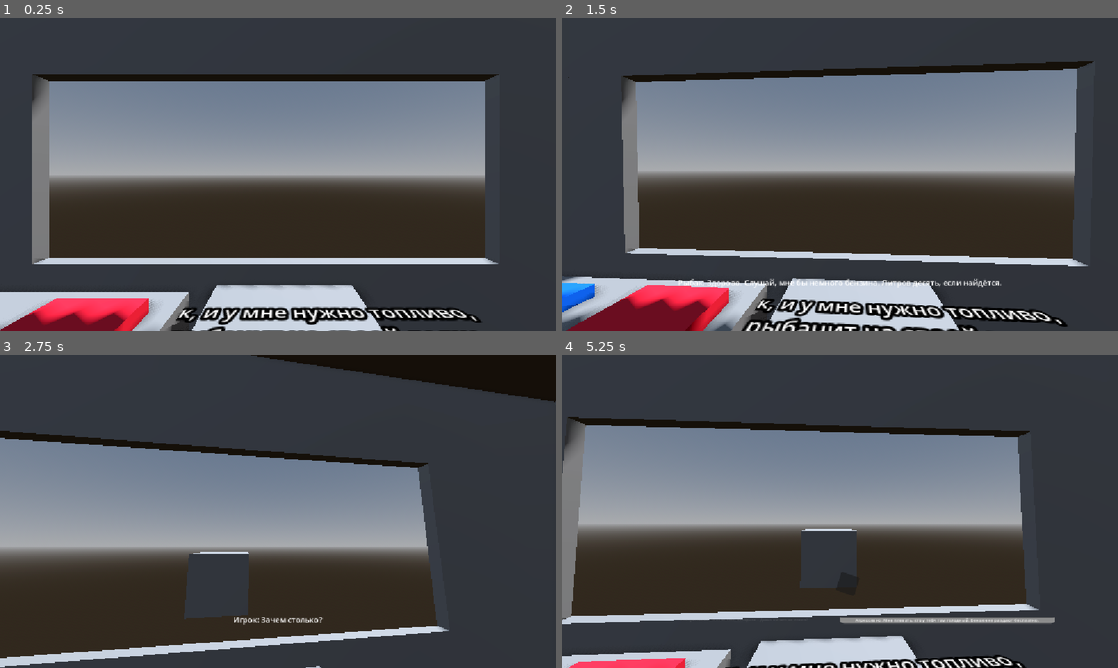
Above: before the commit, frames 1-4 (two rows, left to right).
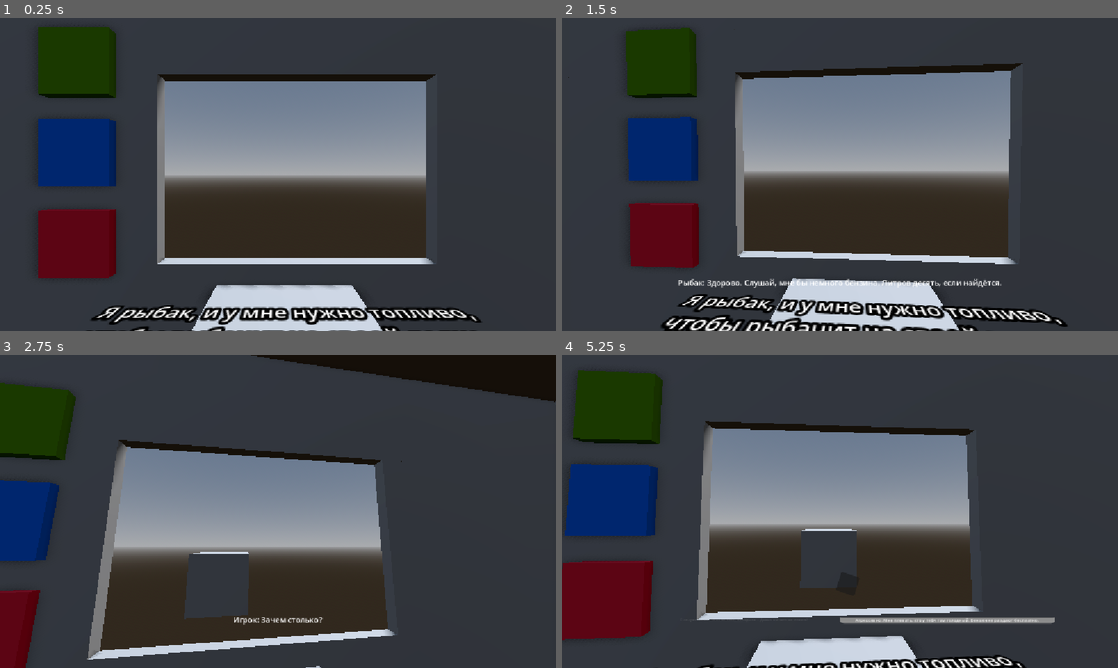
Above: after the commit, the same moments.

Repository: RolicsVin/AZS
Game: Godot game, scene res://scenes/game.tscn
The game is run twice, just before and just after one commit, with the same random seed, the same clock (stepped at 60 frames per second) and the same inputs.
Inputs (mouse positions are in pixels of both pictures, inside the frame that each line leads up to):
- Up to frame 1 (0.25 s): no input
- Up to frame 2 (1.5 s): tap Enter (ui_accept) at 0.5, 0.77 s; move the mouse to (962, 158) at 0.52 s; hold Right (ui_right) 0.53-1.28 s; click (962, 158) at 0.6 s; move the mouse to (728, 190) at 1.27 s; hold Down (ui_down) from 1.28 s (still down); click (728, 190) at 1.35 s
- Up to frame 3 (2.75 s): tap Enter (ui_accept) at 1.52 s; move the mouse to (333, 442) at 2.02 s; release Down (ui_down) at 2.03 s; hold Right (ui_right) from 2.03 s (still down); click (333, 442) at 2.1 s
- Up to frame 4 (5.25 s): move the mouse to (812, 574) at 2.77 s; release Right (ui_right) at 2.78 s; hold Up (ui_up) 2.78-3.53 s; click (812, 574) at 2.85 s; tap Enter (ui_accept) at 3.02, 3.77, 4.52 s; move the mouse to (1006, 558) at 3.52 s; hold Left (ui_left) 3.53-5.03 s; click (1006, 558) at 3.6 s; move the mouse to (673, 464) at 4.27 s; click (673, 464) at 4.35 s; move the mouse to (867, 511) at 5.02 s; hold Down (ui_down) from 5.03 s (still down); click (867, 511) at 5.1 s

The runs differ from the first frame. In frame 1, 26% of the frame differs, in the area x 0-90%, y 2-100%; in frame 2, 27%, in the area x 0-96%, y 3-100%; in frame 3, 20%; in frame 4, 25%.

Commit message:
123
Перемещены кнопки, оптимизирован интерфейс игрока

Diff:
--- a/scenes/game.tscn
+++ b/scenes/game.tscn
@@ -163,7 +163,7 @@
 [sub_resource type="PlaneMesh" id="PlaneMesh_uwrxv"]
 
 [sub_resource type="BoxMesh" id="BoxMesh_hf7dp"]
-size = Vector3(0.033203125, 1.421875, 2.0839844)
+size = Vector3(0.033203125, 1.421875, 2.361206)
 
 [sub_resource type="BoxMesh" id="BoxMesh_fqxyq"]
 size = Vector3(2.9528809, 1, 2.7333984)
@@ -171,9 +171,6 @@
 [sub_resource type="BoxMesh" id="BoxMesh_3v8q0"]
 size = Vector3(0.3, 0.3, 0.3)
 
-[sub_resource type="BoxMesh" id="BoxMesh_a1aj3"]
-size = Vector3(1.9240723, 0.578125, 0.6689453)
-
 [sub_resource type="BoxShape3D" id="BoxShape3D_w1h7m"]
 size = Vector3(0.3791504, 0.1015625, 0.35766602)
 
@@ -190,7 +187,7 @@
 albedo_color = Color(0.055130094, 0.43638292, 1, 1)
 
 [sub_resource type="BoxShape3D" id="BoxShape3D_oq1mk"]
-size = Vector3(2.111084, 1, 0.20532227)
+size = Vector3(1.4253235, 0.89941406, 0.20532227)
 
 [node name="Game" type="Node3D" unique_id=383884584 node_paths=PackedStringArray("cars", "ui", "resume", "web", "dialog")]
 script = ExtResource("1_uwrxv")
@@ -293,7 +290,7 @@
 mesh = SubResource("BoxMesh_hf7dp")
 
 [node name="MeshInstance3D5" type="MeshInstance3D" parent="Home" unique_id=306040924]
-transform = Transform3D(-4.371139e-08, 0, 1, 0, 1, 0, -1, 0, -4.371139e-08, -1.6006849, 0.6604692, -1.0164169)
+transform = Transform3D(-4.371139e-08, 0, 1, 0, 1, 0, -1, 0, -4.371139e-08, -1.462074, 0.6604692, -1.0164169)
 mesh = SubResource("BoxMesh_hf7dp")
 
 [node name="MeshInstance3D6" type="MeshInstance3D" parent="Home" unique_id=1144596272]
@@ -319,12 +316,8 @@
 [node name="Buttons" type="Node3D" parent="." unique_id=1700726276]
 transform = Transform3D(1, 0, 0, 0, 1, 0, 0, 0, 1, -1.4395705, 0, -2.0866966)
 
-[node name="MeshInstance3D" type="MeshInstance3D" parent="Buttons" unique_id=95111037]
-transform = Transform3D(1, 0, 0, 0, 1, 0, 0, 0, 1, 0, 0.211, 0)
-mesh = SubResource("BoxMesh_a1aj3")
-
 [node name="Accert" type="Area3D" parent="Buttons" unique_id=203084752]
-transform = Transform3D(1, 0, 0, 0, 1, 0, 0, 0, 1, -0.6268636, 0.5165838, 0)
+transform = Transform3D(1, 0, 0, 0, -4.371139e-08, -1, 0, 1, -4.371139e-08, 0.289, 1.7, -0.489)
 script = ExtResource("4_u5sy4")
 metadata/_custom_type_script = "uid://bgmdgnweoav8o"
 
@@ -336,7 +329,7 @@
 surface_material_override/0 = SubResource("StandardMaterial3D_lnu2h")
 
 [node name="Deny" type="Area3D" parent="Buttons" unique_id=1626958929]
-transform = Transform3D(1, 0, 0, 0, 1, 0, 0, 0, 1, 0.66838574, 0.5108223, 0)
+transform = Transform3D(1, 0, 0, 0, -4.371139e-08, -1, 0, 1, -4.371139e-08, 0.289, 0.7, -0.489)
 script = ExtResource("4_u5sy4")
 metadata/_custom_type_script = "uid://bgmdgnweoav8o"
 
@@ -348,7 +341,7 @@
 surface_material_override/0 = SubResource("StandardMaterial3D_lbhrr")
 
 [node name="SocialNetworks" type="Area3D" parent="Buttons" unique_id=1920646718]
-transform = Transform3D(1, 0, 0, 0, 1, 0, 0, 0, 1, 0.024781525, 0.50466204, 0)
+transform = Transform3D(1, 0, 0, 0, -4.371139e-08, 1, 0, -1, -4.371139e-08, 0.289, 1.2, -0.489)
 script = ExtResource("4_u5sy4")
 metadata/_custom_type_script = "uid://bgmdgnweoav8o"
 
@@ -372,6 +365,7 @@
 metadata/_custom_type_script = "uid://bgmdgnweoav8o"
 
 [node name="CollisionShape3D" type="CollisionShape3D" parent="Dialog" unique_id=49423970]
+transform = Transform3D(1, 0, 0, 0, 1, 0, 0, 0, 1, 0.1985321, 0.05029297, 0)
 shape = SubResource("BoxShape3D_oq1mk")
 
 [node name="Camera3D" type="Camera3D" parent="." unique_id=1287069292]
